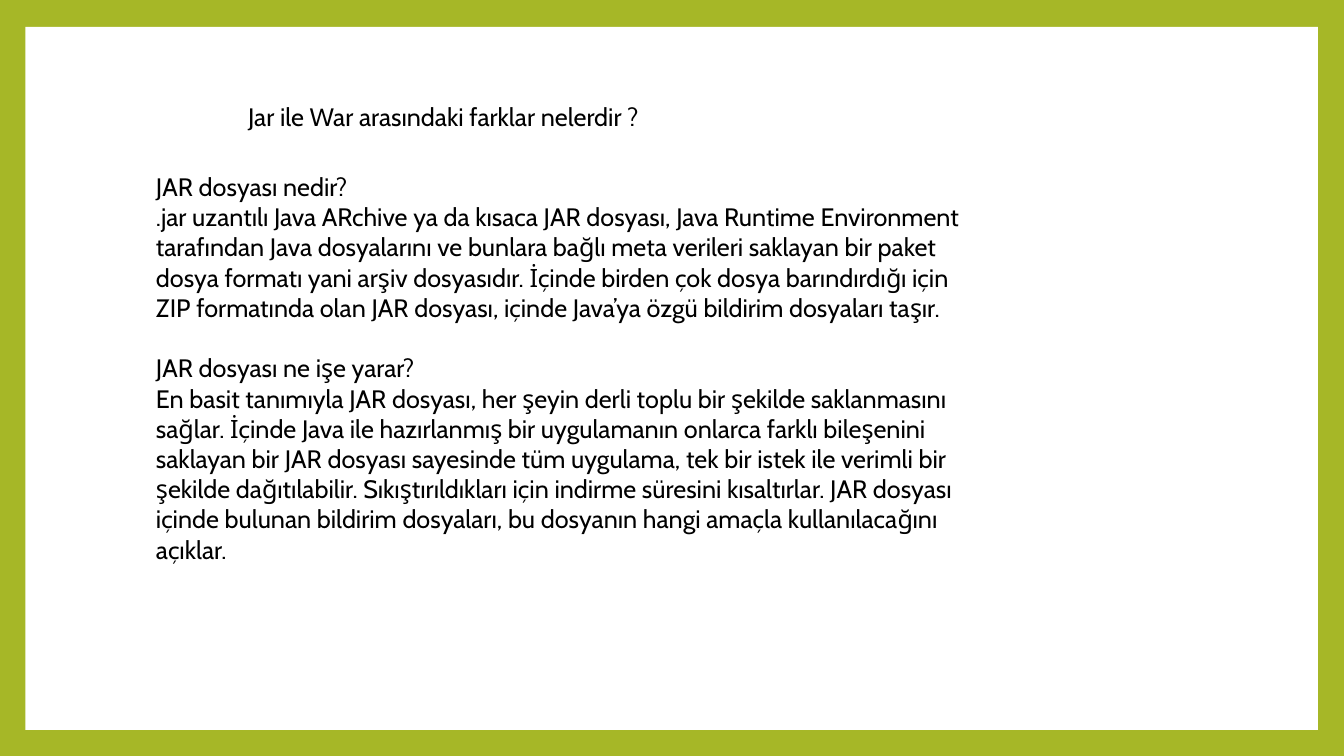
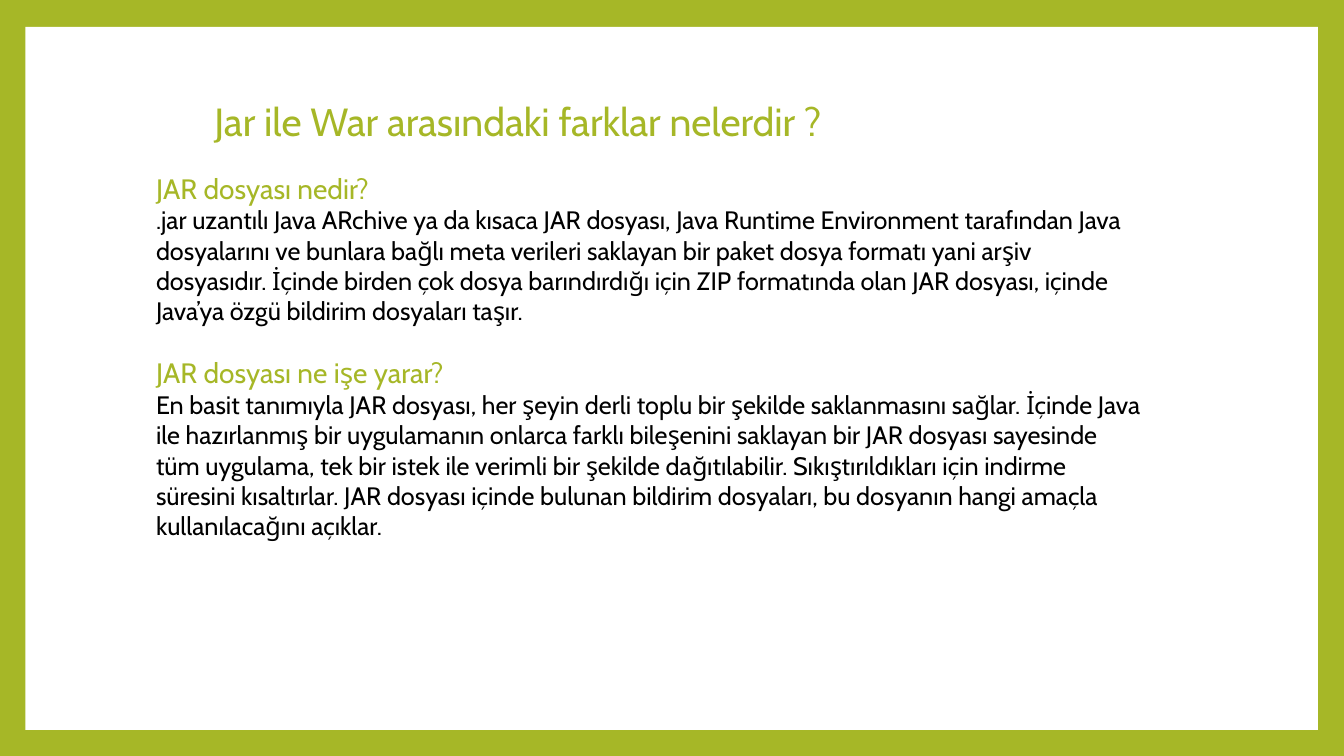
Before and after one commit to 157-INNOVA-JAVA-SPRING-BOOTCAMP/hafta-3-odevleri-ulkulekci, a slide deck: slide 8 of İNNOVA.PATİKA.JAVA.SPRİNG.pptx. Drawn at 1344x756 pixels with LibreOffice and Linux fonts; fonts in the diff are those of the drawing. Boxes give left, top, right and bottom in pixels: in the first picture for what was removed or moved away, otherwise in the second. Text is boxed around its words. In the diff, an @@ line names an element or a change of style, - is before the commit and + after.

```diff
--- a/İNNOVA.PATİKA.JAVA.SPRİNG.pptx
+++ b/İNNOVA.PATİKA.JAVA.SPRİNG.pptx
@@ text "Jar ile War arasındaki farklar ...": place and size @@
-text "Jar ile War arasındaki farklar ..." at [248, 107, 622, 131]
+text "Jar ile War arasındaki farklar ..." at [214, 106, 796, 143]
@@ text "Jar ile War arasındaki farklar ..." at [214, 106, 796, 143]: size 18 to 28 pt, text colour #000000 to #A6B727 @@
@@ text at [156, 178, 444, 390]: size 18 to 20 pt, text colour #000000 to #A6B727 in "JAR dosyası nedir?", "JAR dosyası ne işe yarar?" @@
```
Also in this commit, not shown: 10 other slides changed.
